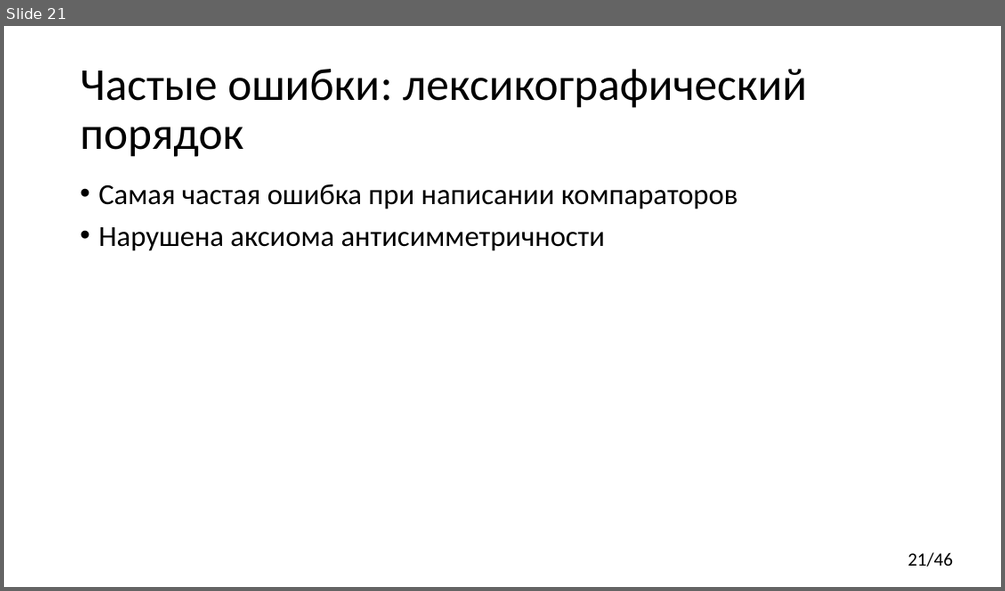
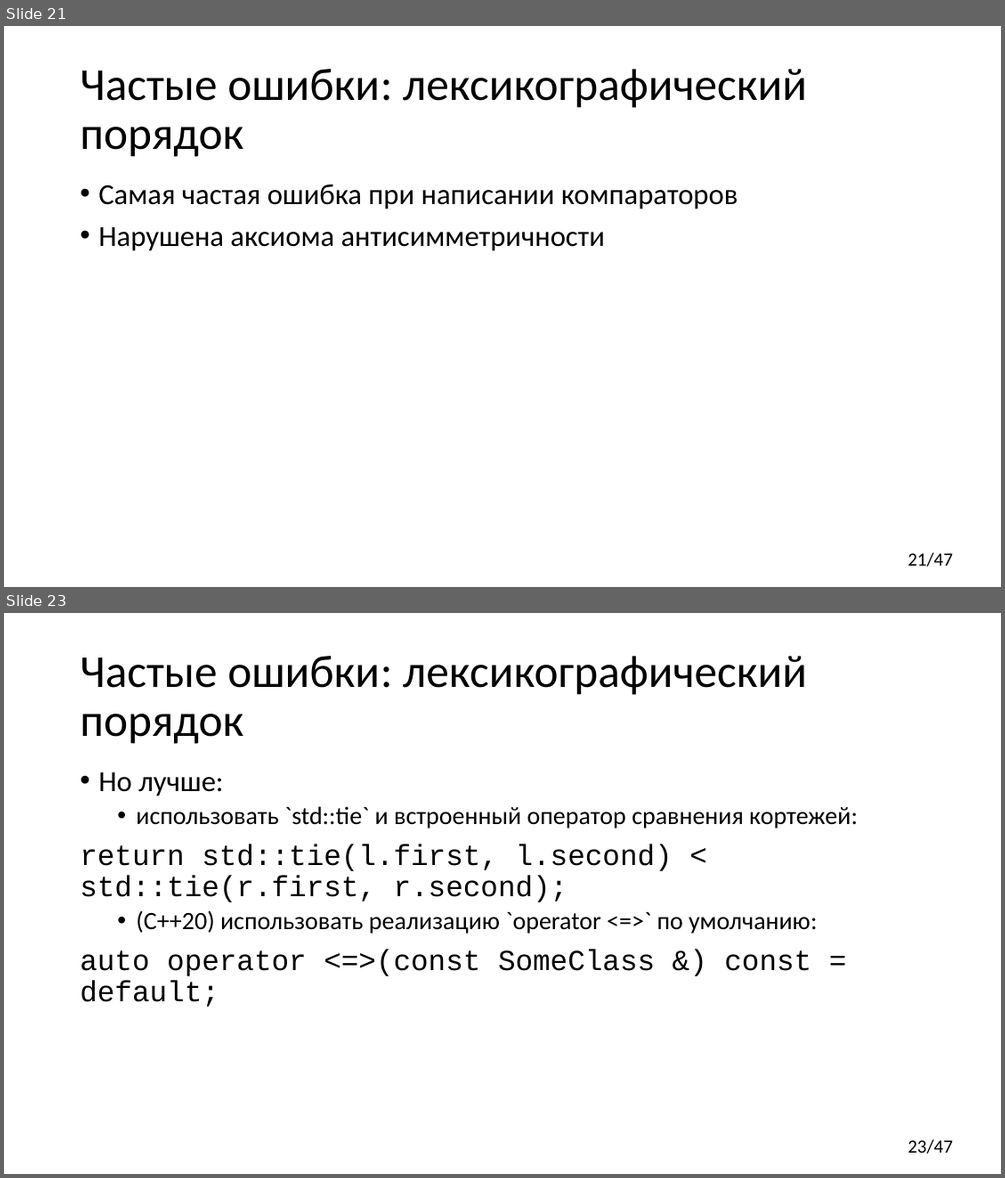
Before and after one commit to yugr/CppRussia, a slide deck: 2023/RU.pptx. Shown one above the other, each under a label of ours: slide 21 before the commit, slides 21 and 23 after it; the slides between them are not shown. The pictures are 1005x591 and 1005x1178 pixels, drawn with LibreOffice and Linux fonts; fonts in the diff are those of the drawing. Boxes give left, top, right and bottom in pixels: in the first picture for what was removed or moved away, otherwise in the second. Text is boxed around its words. In the diff, an @@ line names an element or a change of style, - is before the commit and + after.

```diff
--- a/2023/RU.pptx
+++ b/2023/RU.pptx
@@ slide 23 added at box(4, 613, 1001, 1174), background #FFFFFF; not listed: 1 template element that a slide beside it also shows @@
@@ title added at box(80, 656, 807, 744), 44 pt, text #000000 @@
+Частые ошибки: лексикографический порядок
@@ text added at box(80, 772, 858, 1006), 28 pt, text #000000 @@
+• Но лучше:
+  • использовать `std::tie` и встроенный оператор сравнения кортежей:
+return std::tie(l.first, l.second) < std::tie(r.first, r.second);
+  • (C++20) использовать реализацию `operator <=>` по умолчанию:
+auto operator <=>(const SomeClass &) const = default;
@@ page number at box(907, 552, 953, 566): text changed @@
-21/46
+21/47
```
Also in this commit, not shown: 2 slides changed.
